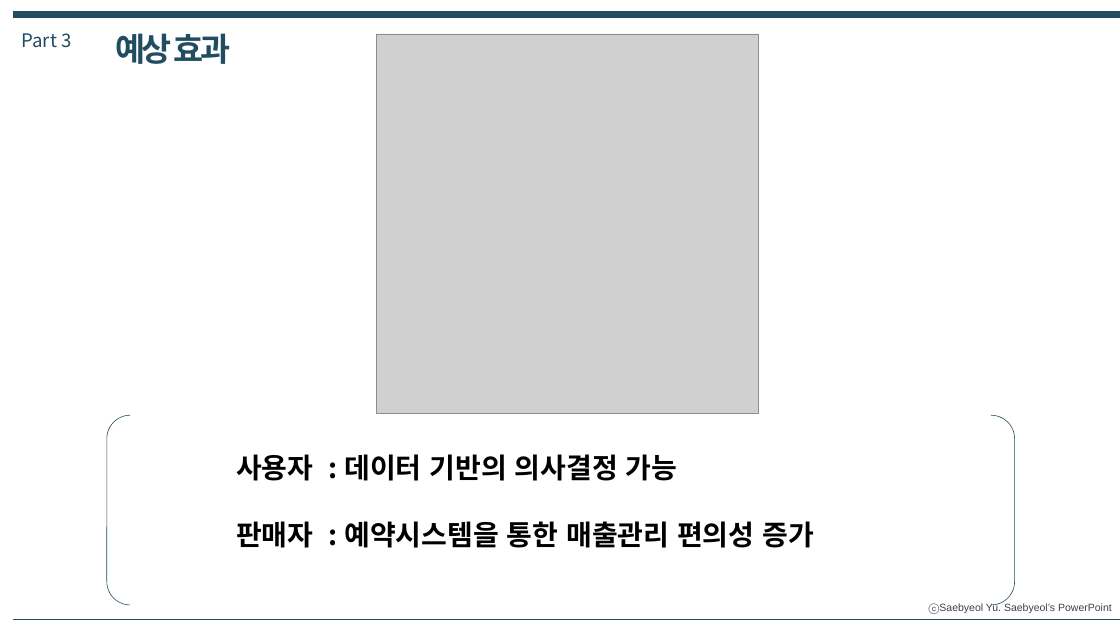
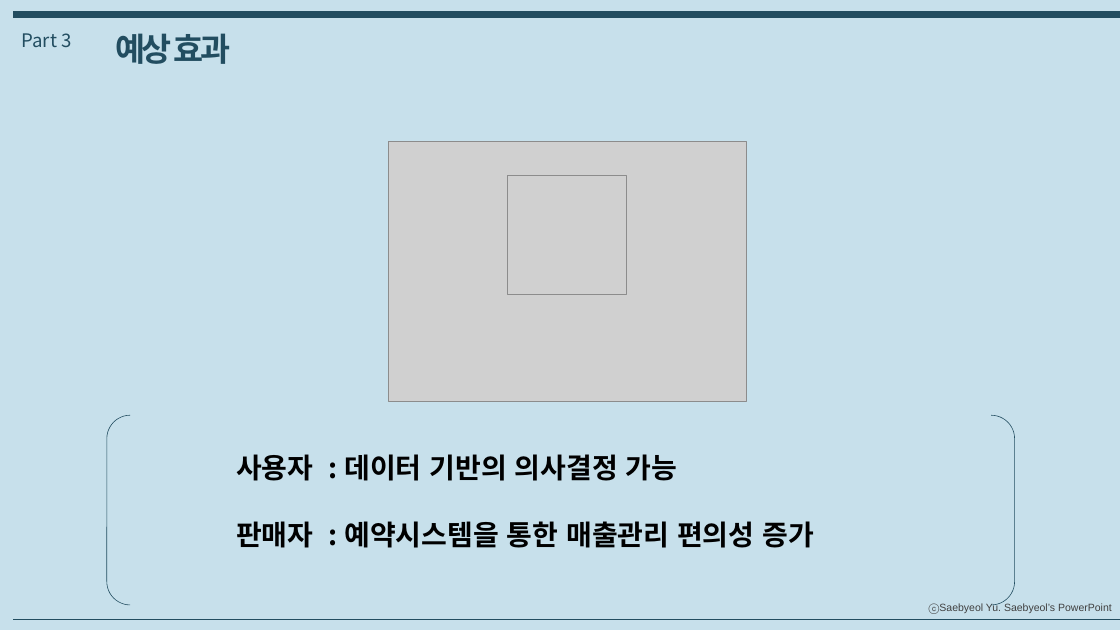
Before and after one commit to DongHyukLeeee/StopUsingGPT, a slide deck: slide 10 of SSAFY_Project발표_GPT그만쓰조_231105_1010.pptx. Drawn at 1120x630 pixels with LibreOffice and Linux fonts; fonts in the diff are those of the drawing; grey boxes stand for pictures. Boxes give left, top, right and bottom in pixels: in the first picture for what was removed or moved away, otherwise in the second. Text is boxed around its words. In the diff, an @@ line names an element or a change of style, - is before the commit and + after.

```diff
--- a/SSAFY_Project발표_GPT그만쓰조_231105_1010.pptx
+++ b/SSAFY_Project발표_GPT그만쓰조_231105_1010.pptx
@@ background #FFFFFF to #C7E0EB @@
@@ picture: place and size @@
-picture at <box>376,34,759,413</box>
+picture at <box>388,142,746,402</box>
@@ picture added at <box>507,176,627,295</box> @@
```
Also in this commit, not shown: 9 other slides changed, 16 slides removed.
